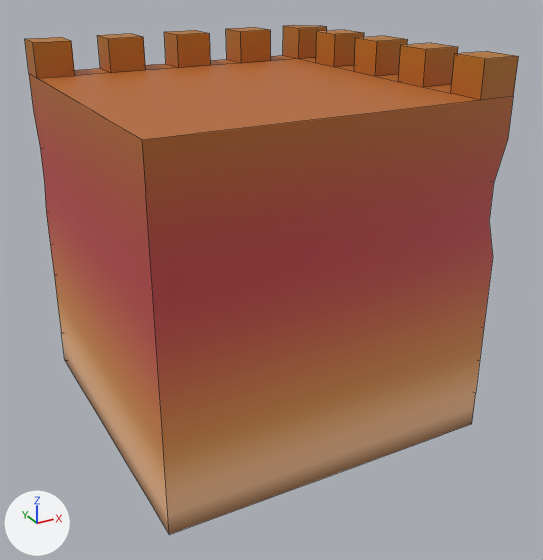
One commit to the FBX model Assets/Models/TileSets/Tileset 1/fort3.001.fbx: the scene before it, then after it.
Rendered twice from a 50 mm lens placed at (-0.987, -1.918, 0.845), pointed at (0.025, -0.077, -0.076). Every picture has the same lights, and +X, +Y and +Z are marked at lower left. Mesh edges are drawn as thin lines. Where no turn or scale is listed for an object, it has been applied to the vertices.

Names of what the first picture shows: 'fort3.001'.
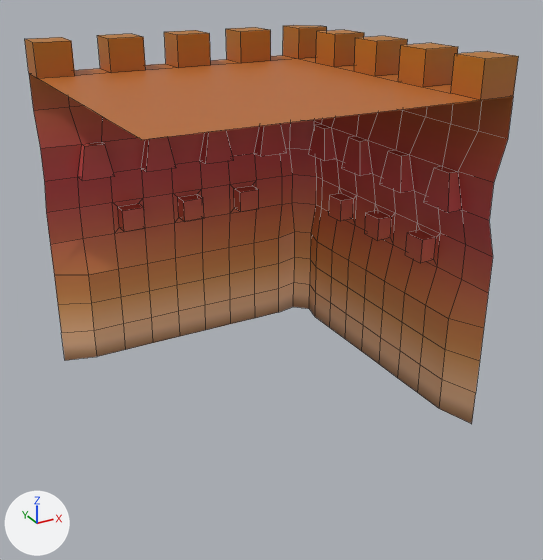
The change, as a list of edits to the scene's bpy script:
```text
Change me_cube_038:
    used by ob_fort3_001; location = (0.0, 0.0, 0.0)
    remove me_cube_038.from_pydata(...)  # 374 vertices, 309 faces; spans x -0.5..0.5, y -0.5..0.5, z -0.5..0.6
    add me_cube_038.from_pydata(...)  # 349 vertices, 306 faces; spans x -0.5..0.5, y -0.5..0.5, z -0.5..0.6
    me_cube_038 part 1
    25 vertices are removed from x -0.5..0.389, y -0.5..0.389, z -0.5..0.389
    3 faces are deleted
```

What differs and where, as boxes [x1, y1, x2, y2] in the pictures (543 x 560 px):
'fort3.001', reshaped (22% shorter): before [25, 25, 518, 535]; after [25, 25, 518, 424]
part 1 of me_cube_038, deleted (brown): before [29, 74, 513, 535]
